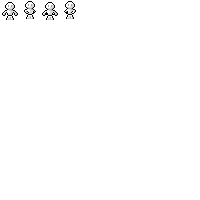
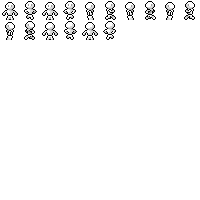
Layer changes from the first 200 × 200 image to the second:
painted on "body" over 5, 1, 195, 40
